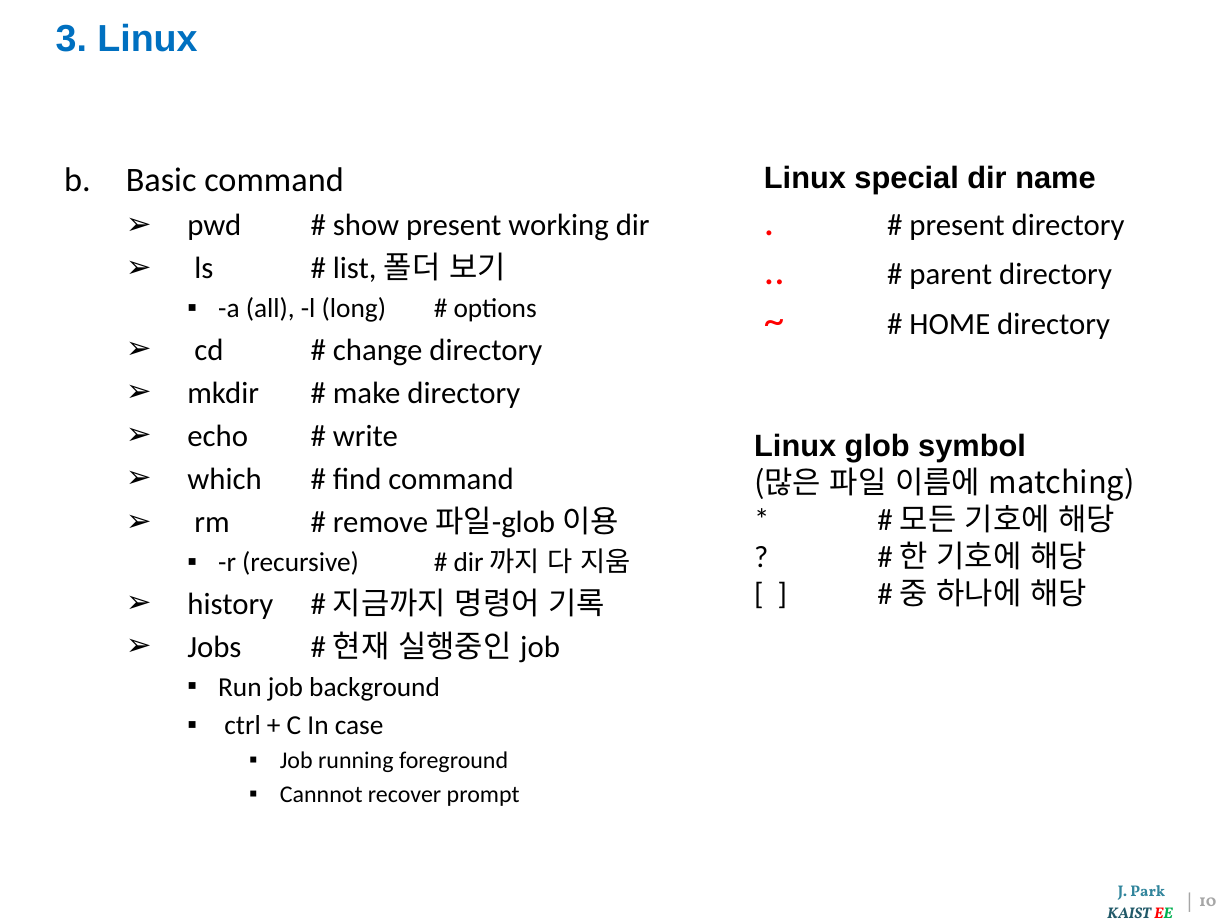
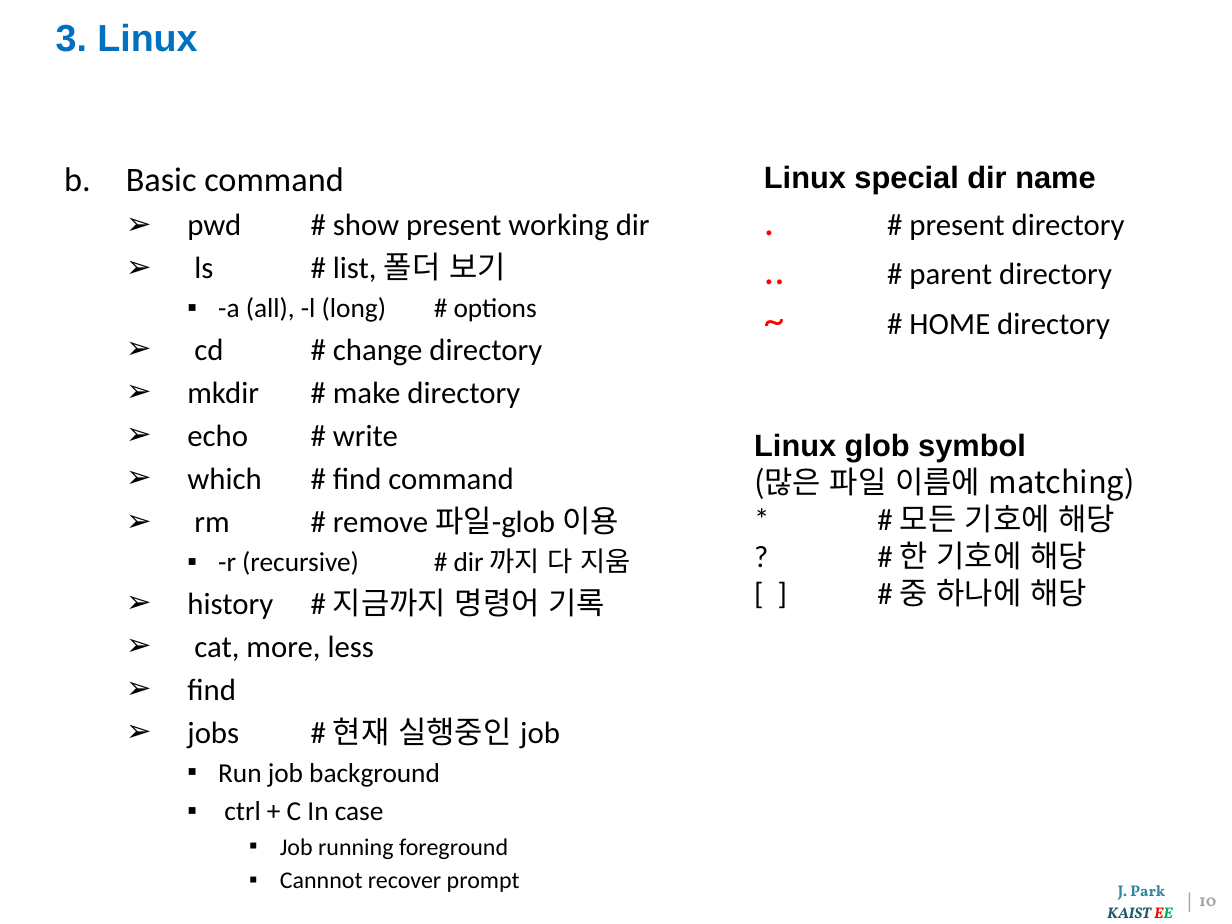
Before and after one commit to YHKlab/ESC2026, a slide deck: slide 11 of exe1-atom/exe1-note.pptx. Drawn at 1232x924 pixels with LibreOffice and Linux fonts; fonts in the diff are those of the drawing; background and template pictures are left out. Boxes give left, top, right and bottom in pixels: in the first picture for what was removed or moved away, otherwise in the second. Text is boxed around its words. In the diff, an @@ line names an element or a change of style, - is before the commit and + after.

```diff
--- a/exe1-atom/exe1-note.pptx
+++ b/exe1-atom/exe1-note.pptx
@@ text at (x1=187, y1=635, x2=560, y2=749): text changed @@
-  ➢ Jobs # 현재 실행중인 job
+  ➢ cat, more, less
+  ➢ find
+  ➢ jobs # 현재 실행중인 job
```
Also in this commit, not shown: 6 other slides changed, 1 other file.
